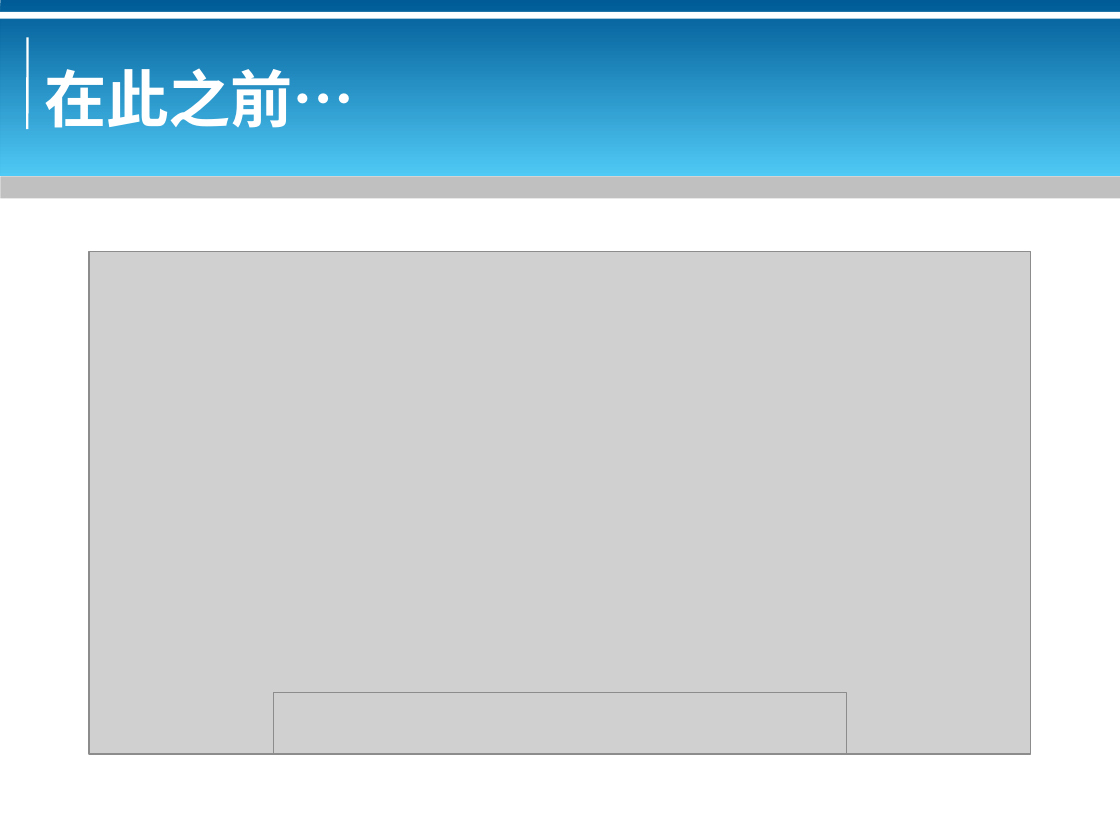
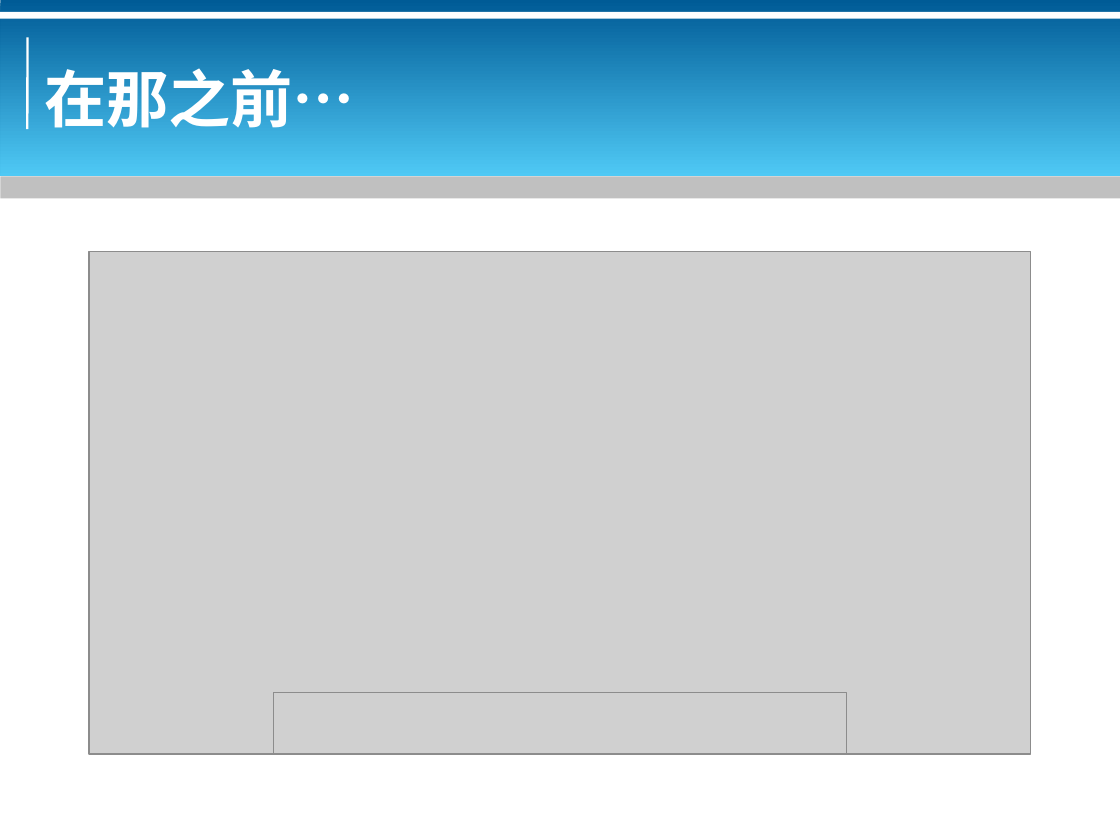
Before and after one commit to bluebat/.presentations, a slide deck: slide 3 of msgchi-l10n-tool.odp. Drawn at 1120x840 pixels with LibreOffice and Linux fonts; fonts in the diff are those of the drawing; grey boxes stand for pictures; background and template pictures are left out. Boxes give left, top, right and bottom in pixels: in the first picture for what was removed or moved away, otherwise in the second. Text is boxed around its words. In the diff, an @@ line names an element or a change of style, - is before the commit and + after.

```diff
--- a/msgchi-l10n-tool.odp
+++ b/msgchi-l10n-tool.odp
@@ title at (44,69,355,128): text changed @@
-在此之前…
+在那之前…
```
Also in this commit, not shown: 4 other slides changed, 2 other files.
